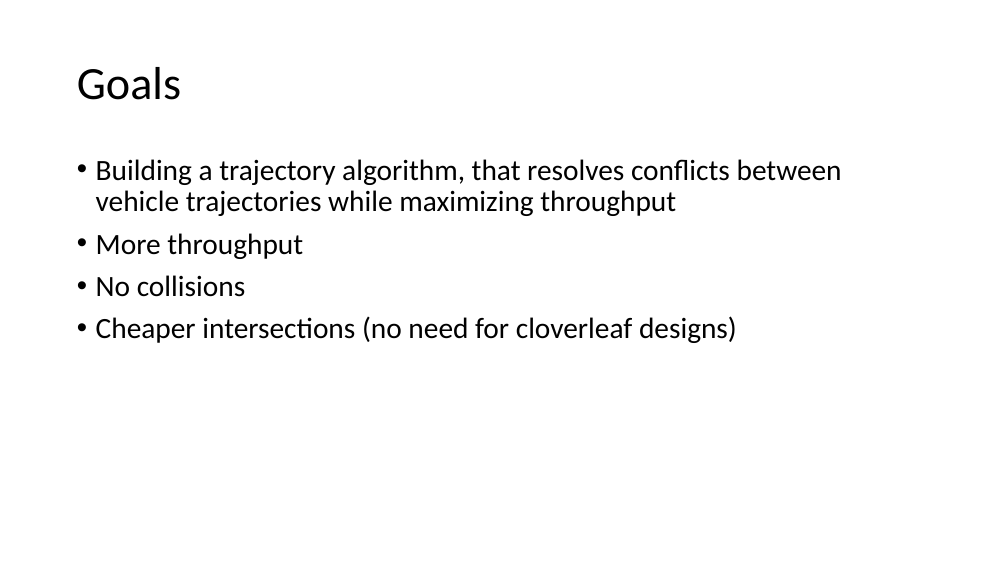
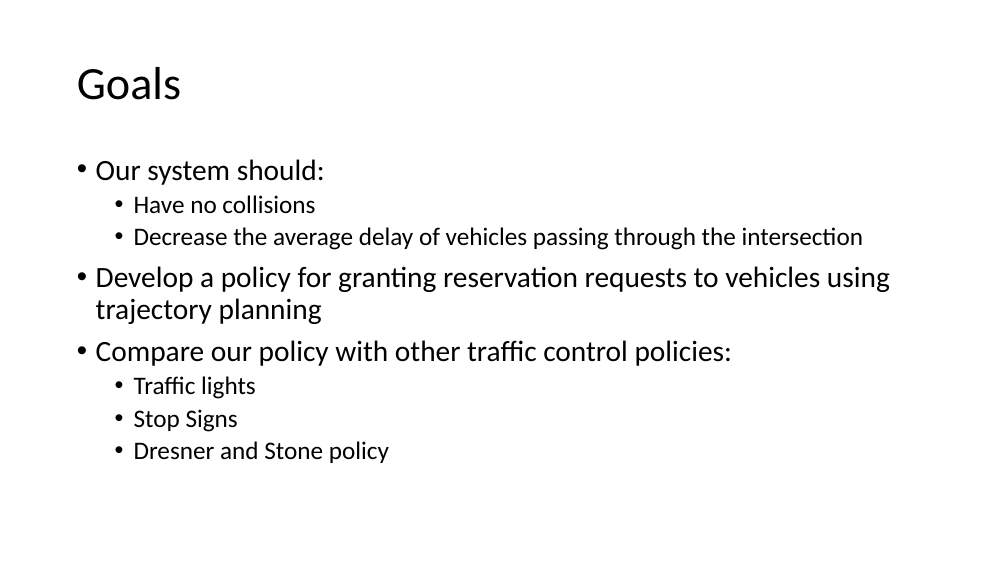
Before and after one commit to adfayed/aim_ros, a slide deck: slide 6 of Project Proposal.pptx. Drawn at 1008x567 pixels with LibreOffice and Linux fonts; fonts in the diff are those of the drawing. Boxes give left, top, right and bottom in pixels: in the first picture for what was removed or moved away, otherwise in the second. Text is boxed around its words. In the diff, an @@ line names an element or a change of style, - is before the commit and + after.

Commit message:
Updated Goals Slide

```diff
--- a/Project Proposal.pptx
+++ b/Project Proposal.pptx
@@ text at [96, 159, 890, 463]: text changed @@
-• Building a trajectory algorithm, that resolves conflicts between vehicle trajectories while maximizing throughput
-• More throughput
-• No collisions
-• Cheaper intersections (no need for cloverleaf designs)
+• Our system should:
+  • Have no collisions
+  • Decrease the average delay of vehicles passing through the intersection
+• Develop a policy for granting reservation requests to vehicles using trajectory planning
+• Compare our policy with other traffic control policies:
+  • Traffic lights
+  • Stop Signs
+  • Dresner and Stone policy
```
Also in this commit, not shown: 1 other slide changed.
